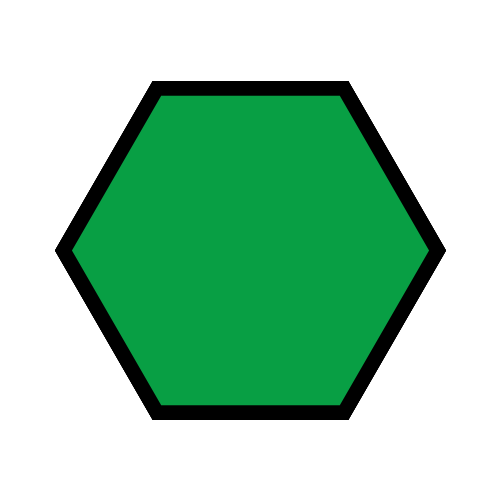
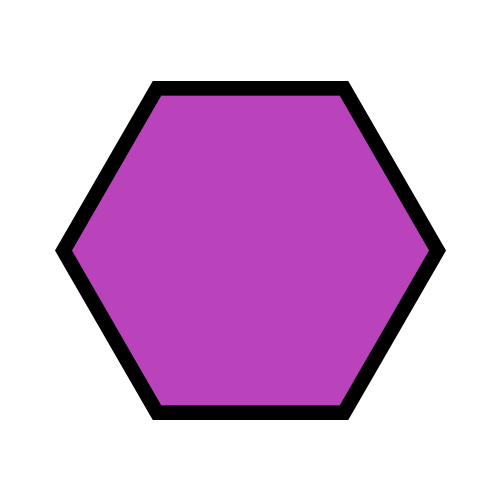
Layers edited between the first and the second (500, 500) image:
renamed "Polygon 1" to "Green", hid it over [55, 81, 446, 420]
renamed "Polygon 1" to "Blue", hid it over [55, 81, 446, 420]
renamed "Polygon 1" to "Red", hid it over [55, 81, 446, 420]
removed layer "Background" over [55, 81, 446, 420]
